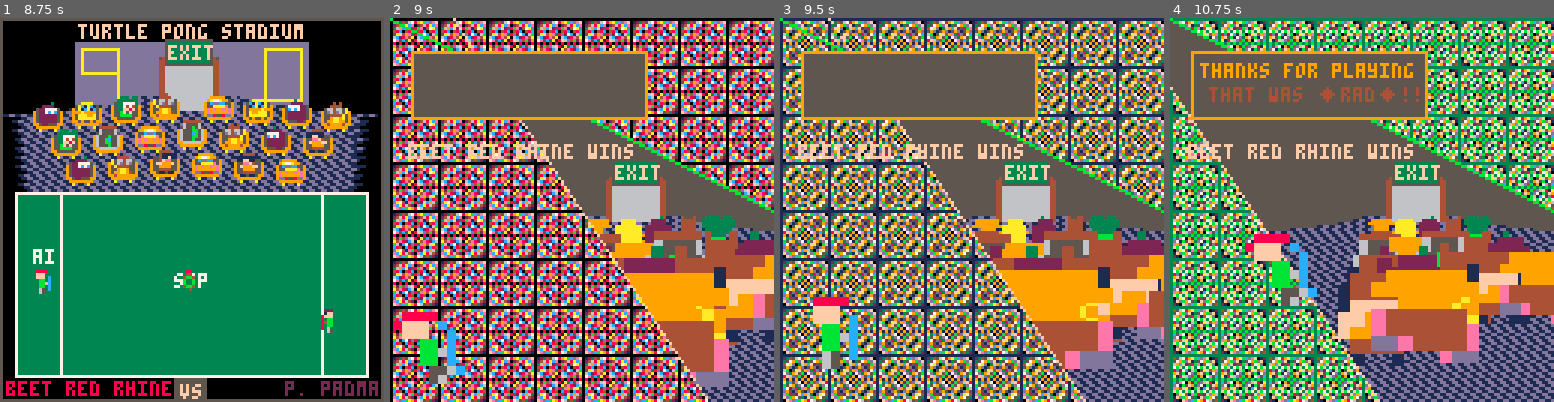
Above: before the commit, frames 1-4 (left to right).
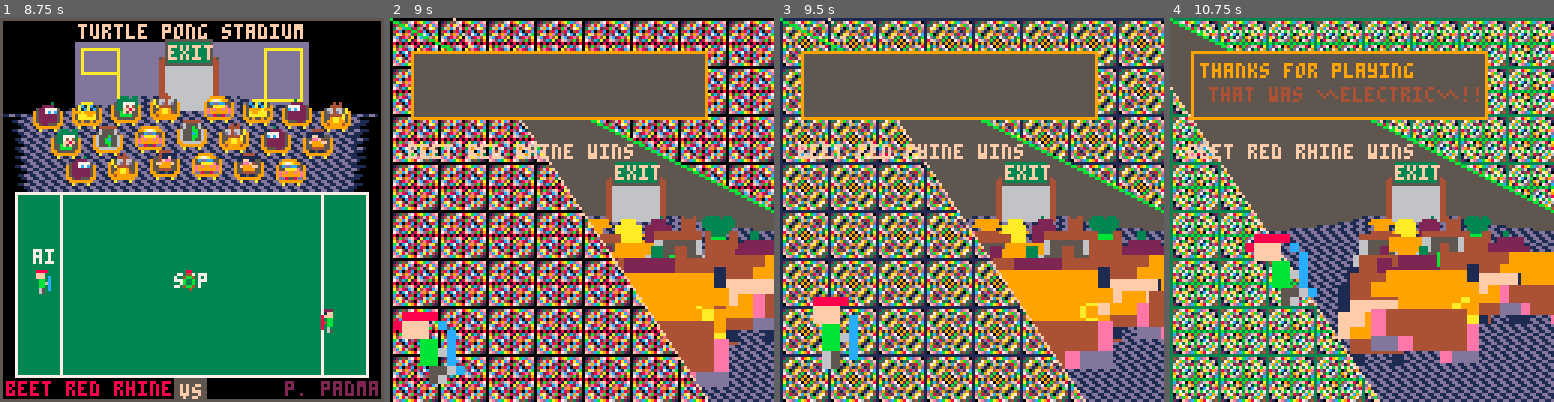
Above: after the commit, the same moments.

Repository: topromulan/STP4
Game: PICO-8 cartridge stp4.p8
Two runs of this game, one before a commit and one after it. Both use one fixed random seed, a clock stepped at 60 frames per second and the inputs below.
Inputs:
- Up to frame 1 (8.75 s): tap X (X key) at 0.33, 1.07, 1.85, 2.97, 4.08, 5.2, 6.32, 7.43, 8.55 s; tap O (Z key) at 0.7, 1.7, 2.1, 2.5, 2.9, 3.3, 3.7, 4.1, 4.5, 4.9, 5.3, 5.7, 6.1, 6.5, 6.9, 7.3, 7.7, 8.1, 8.5 s; hold Right 1.6-2.1 s; hold Up 2.15-2.42 s; hold Right 2.47-3.03 s; hold Left 3.08-3.58 s; hold Down 3.63-3.97 s; hold Right 4.02-4.68 s; hold Up 4.73-5.03 s; hold Left 5.08-5.68 s; hold Down 5.73-6.03 s; hold Right 6.08-6.58 s; hold Right 6.63-7.13 s; hold Up 7.18-7.45 s; hold Right 7.5-8.07 s; hold Left 8.12-8.62 s; hold Down from 8.67 s (still down)
- Up to frame 2 (9 s): keep holding Down; tap O (Z key) at 8.9 s
- Up to frame 3 (9.5 s): release Down at 9 s; hold Right from 9.05 s (still down); tap O (Z key) at 9.3 s
- Up to frame 4 (10.75 s): tap X (X key) at 9.67 s; tap O (Z key) at 9.7, 10.1, 10.5 s; release Right at 9.72 s; hold Up 9.77-10.07 s; hold Left 10.12-10.72 s

Frame 1 is identical in both runs. In frame 2, 2.8% of the frame differs, in the area x 66-83%, y 8-27%; in frame 3, 2.7%; in frame 4, 3.2%, in the area x 38-83%, y 8-27%.

Commit message:
more compliments

Diff:
--- a/stp4.p8
+++ b/stp4.p8
@@ -1012,7 +1012,7 @@
  end
  music(0)
  party_update()
- local compliments={"★stellar★","▒first place▒","∧electric∧","✽like a ninja✽","♪epic♪","◆rad◆"}
+ local compliments={"★stellar★","▒first place▒","∧electric∧","✽like a ninja✽","♪epic♪","◆rad◆","⧗top notch⧗","▥ zen-like ▥","🅾️pico-riffic❎"}
  adjective=compliments[1+flr(rnd(#compliments))]
 
  per=4+flr(rnd(3.5)) -- a mysterious global variable
